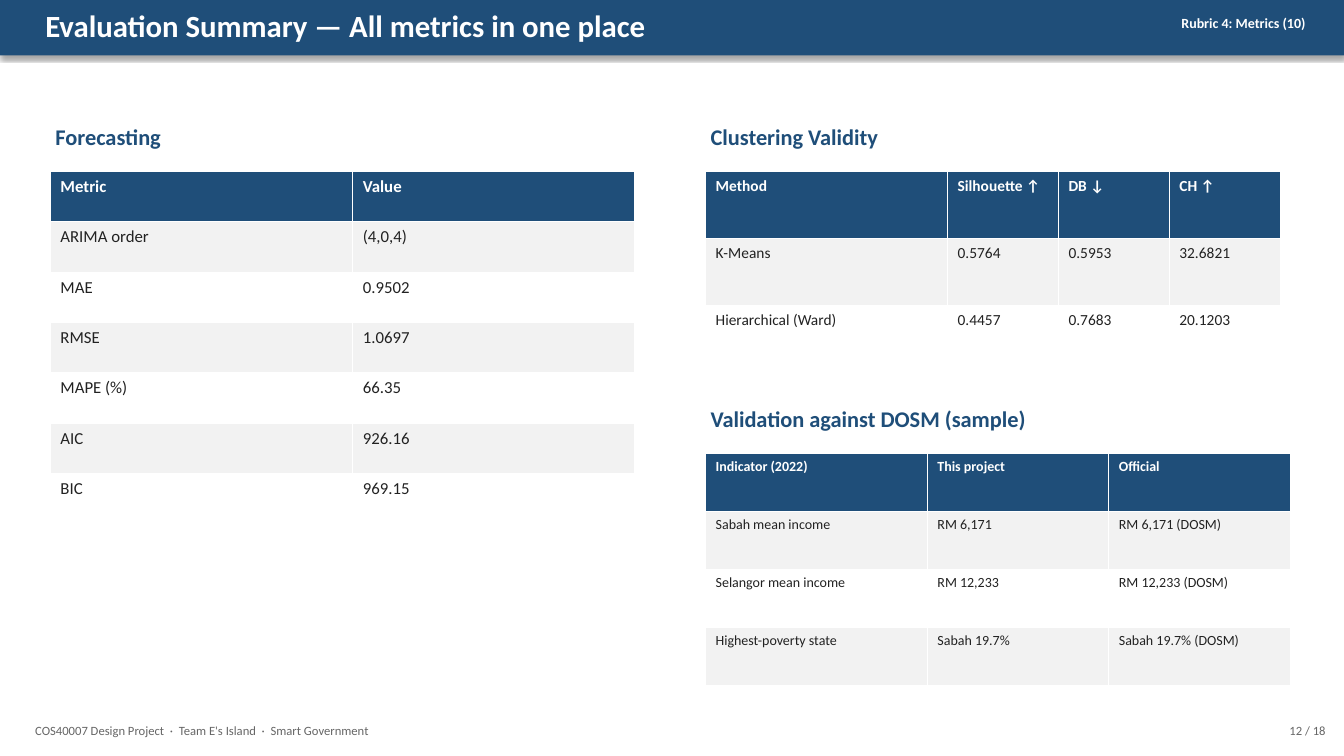
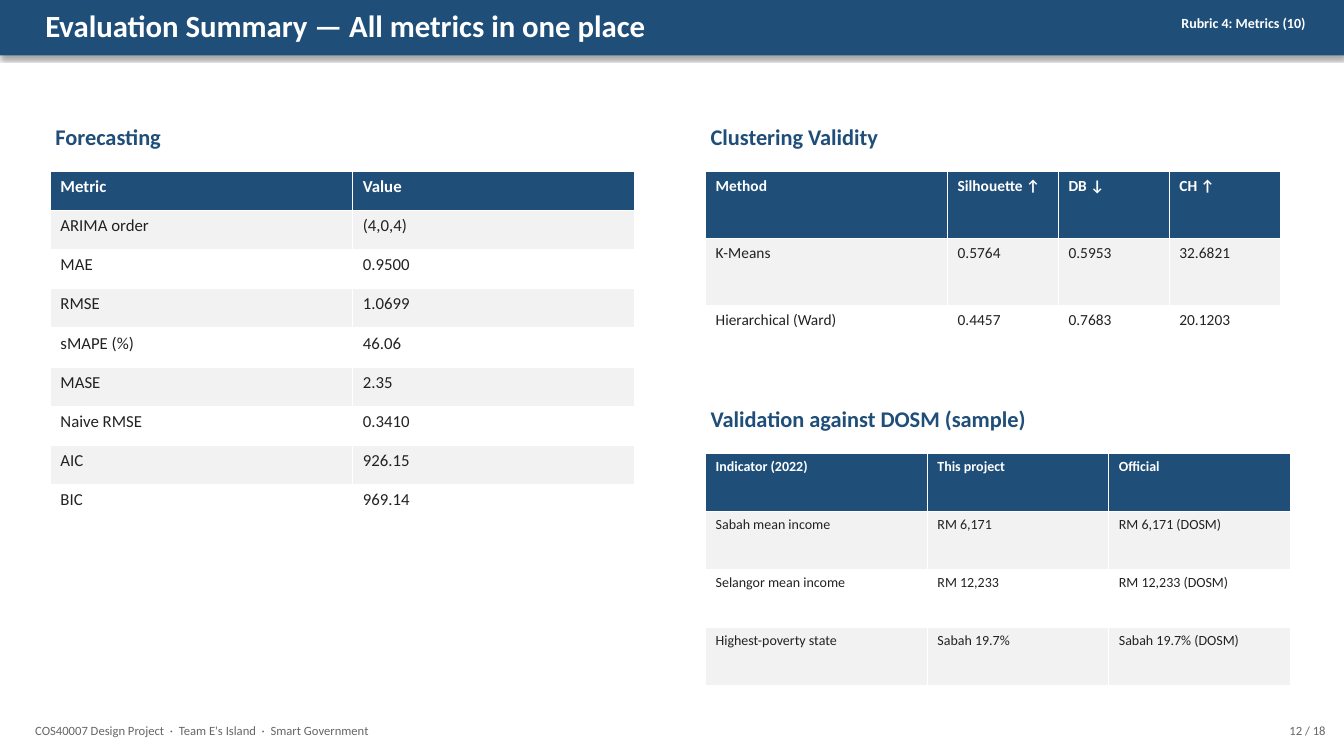
Before and after one commit to kenn040502/COS40007-Design-Project, a slide deck: slide 12 of outputs/COS40007_E's_Island_Presentation.pptx. Drawn at 1344x756 pixels with LibreOffice and Linux fonts; fonts in the diff are those of the drawing. Boxes give left, top, right and bottom in pixels: in the first picture for what was removed or moved away, otherwise in the second. Text is boxed around its words. In the diff, an @@ line names an element or a change of style, - is before the commit and + after.

```diff
--- a/outputs/COS40007_E's_Island_Presentation.pptx
+++ b/outputs/COS40007_E's_Island_Presentation.pptx
@@ table at [50, 171, 635, 524] @@
-row 3: MAE | 0.9502
-row 4: RMSE | 1.0697
-row 5: MAPE (%) | 66.35
-row 6: AIC | 926.16
-row 7: BIC | 969.15
+row 3: MAE | 0.9500
+row 4: RMSE | 1.0699
+row 5: sMAPE (%) | 46.06
+row 6: MASE | 2.35
+row 7: Naive RMSE | 0.3410
+row 8: AIC | 926.15
+row 9: BIC | 969.14
```
Also in this commit, not shown: 6 other slides changed, 20 other files.
